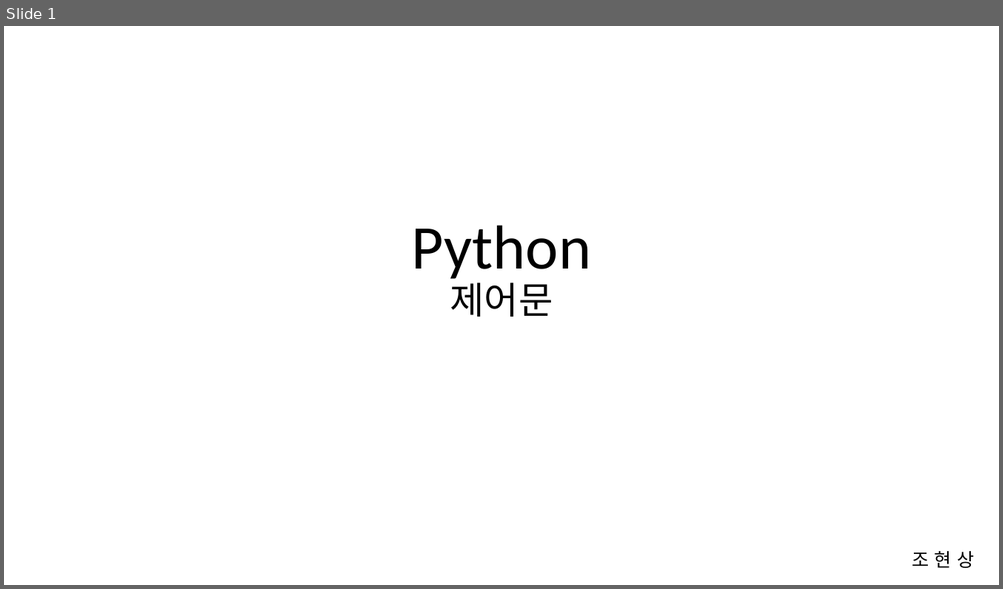
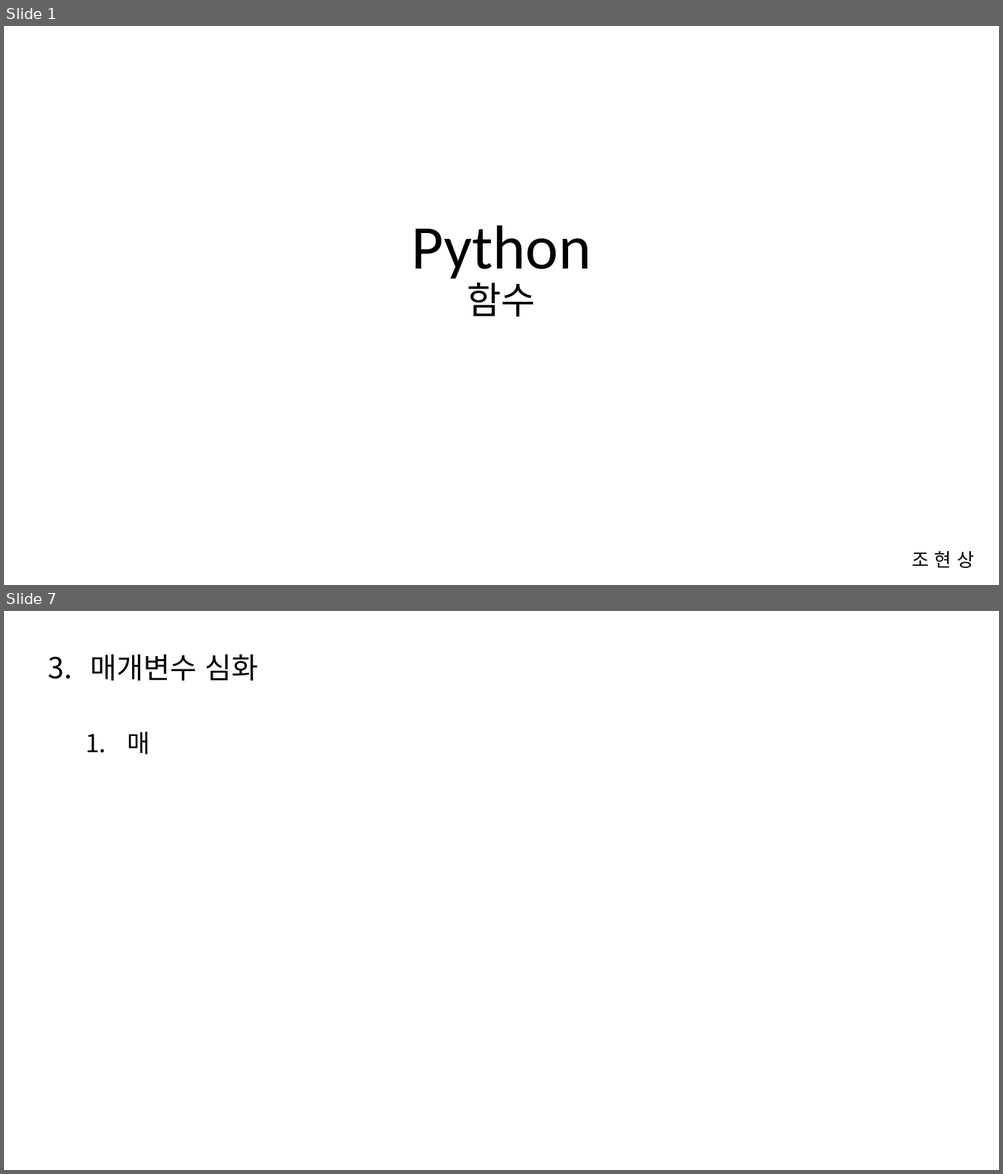
Before and after one commit to Cho-Hyeon-Sang/python, a slide deck: 3_Function/python_함수.pptx. Shown one above the other, each under a label of ours: slide 1 before the commit, slides 1 and 7 after it; the slides between them are not shown. The pictures are 1003x589 and 1003x1174 pixels, drawn with LibreOffice and Linux fonts; fonts in the diff are those of the drawing. Boxes give left, top, right and bottom in pixels: in the first picture for what was removed or moved away, otherwise in the second. Text is boxed around its words. In the diff, an @@ line names an element or a change of style, - is before the commit and + after.

Commit message:
Feat : 함수 ppt 추가

```diff
--- a/3_Function/python_함수.pptx
+++ b/3_Function/python_함수.pptx
@@ slide 7 added at [4,611,999,1170], background #FFFFFF @@
@@ text added at [91,654,259,755], 28 pt, text #000000 @@
+3. 매개변수 심화
+  1. 매
@@ slide 1 changed as well @@
@@ title at [411,225,591,317]: text changed @@
-Python
-제어문
+Python
+함수
```
Also in this commit, not shown: 6 other slides added, 13 slides removed, 1 other file.
